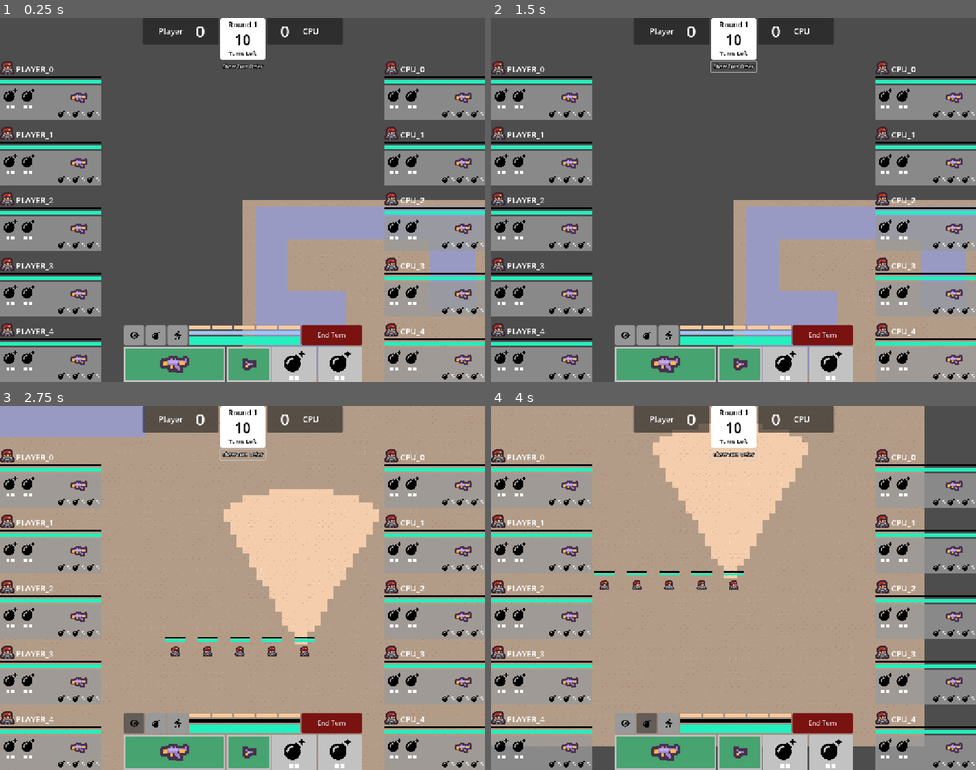
Above: before the commit, frames 1-4 (two rows, left to right).
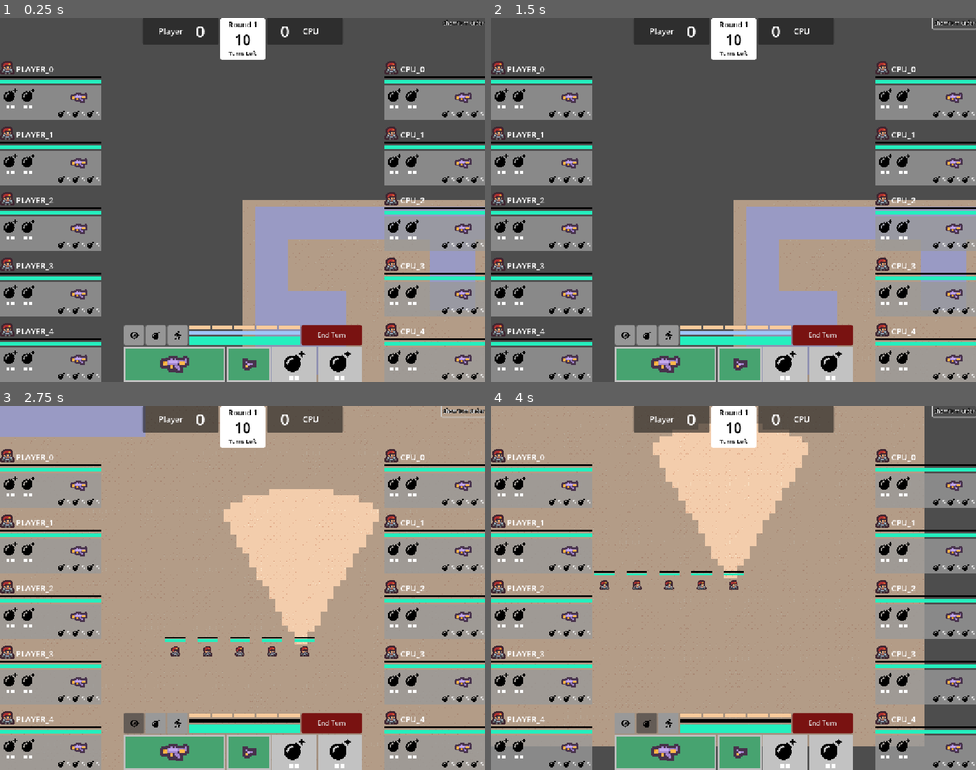
Above: after the commit, the same moments.

Repository: david8zhang/valorant-team-manager-godot
Game: Godot game, scene res://scenes/GameRound.tscn
The game is run twice, just before and just after one commit, with the same random seed, the same clock (stepped at 60 frames per second) and the same inputs.
Inputs (mouse positions are in pixels of both pictures, inside the frame that each line leads up to):
- Up to frame 1 (0.25 s): no input
- Up to frame 2 (1.5 s): click "Show Turn Order" at 0.5 s; click (951, 21) at 1.25 s, where only the run after the commit has a clickable "Show Scoreboard"
- Up to frame 3 (2.75 s): click (135, 722) at 2 s
- Up to frame 4 (4 s): click (665, 653) at 2.77 s; click (646, 722) at 3.5 s

The runs differ from the first frame. In frame 1, 0.2% of the frame differs, in the area x 45-100%, y 0-14%; in frame 2, 0.3%, in the area x 45-100%, y 0-15%; in frame 3, 0.3%; in frame 4, 0.2%.
Error in both runs: Invalid access to property or key 'rem_action_points' on a base object of type 'Nil'. (res://scripts/ActionMenu.gd:86)

Commit message:
added turn order list view

Diff:
--- a/codebase/prefabs/Scoreboard.tscn
+++ b/codebase/prefabs/Scoreboard.tscn
@@ -115,13 +115,6 @@
 text = "BUY"
 horizontal_alignment = 1
 
-[node name="ShowTurnOrder" type="Button" parent="HBoxContainer/VBoxContainer"]
-layout_mode = 2
-theme_override_constants/outline_size = 5
-theme_override_font_sizes/font_size = 12
-text = "Show Turn Order"
-flat = true
-
 [node name="CPUScoreContainer" type="PanelContainer" parent="HBoxContainer"]
 layout_mode = 2
 size_flags_vertical = 0
--- a/codebase/prefabs/TurnOrder.tscn
+++ b/codebase/prefabs/TurnOrder.tscn
@@ -1,15 +1,21 @@
-[gd_scene format=3 uid="uid://cg5uegvis8jsw"]
+[gd_scene load_steps=3 format=3 uid="uid://cg5uegvis8jsw"]
+
+[ext_resource type="Script" uid="uid://dow21enry0k47" path="res://scripts/TurnOrder.gd" id="1_grn3g"]
+[ext_resource type="PackedScene" uid="uid://davlo4xqlsenx" path="res://prefabs/TurnOrderCard.tscn" id="2_kpawf"]
 
 [node name="TurnOrder" type="Control"]
 layout_mode = 3
-anchors_preset = 15
+anchors_preset = 10
 anchor_right = 1.0
-anchor_bottom = 1.0
 grow_horizontal = 2
-grow_vertical = 2
+mouse_filter = 1
+script = ExtResource("1_grn3g")
+turn_order_card_scene = ExtResource("2_kpawf")
 
 [node name="HBoxContainer" type="HBoxContainer" parent="."]
+custom_minimum_size = Vector2(0, 100)
 layout_mode = 1
 anchors_preset = 10
 anchor_right = 1.0
 grow_horizontal = 2
+alignment = 1
--- a/codebase/prefabs/TurnOrderCard.tscn
+++ b/codebase/prefabs/TurnOrderCard.tscn
@@ -1,9 +1,64 @@
-[gd_scene format=3 uid="uid://davlo4xqlsenx"]
+[gd_scene load_steps=4 format=3 uid="uid://davlo4xqlsenx"]
+
+[ext_resource type="Script" uid="uid://jcw1oo3vt4jv" path="res://scripts/TurnOrderCard.gd" id="1_l638e"]
+[ext_resource type="Texture2D" uid="uid://beu1d2qdbfmxn" path="res://assets/agents/brimstone.png" id="1_rxfhq"]
+
+[sub_resource type="StyleBoxFlat" id="StyleBoxFlat_l638e"]
+resource_local_to_scene = true
+bg_color = Color(0.196078, 0.196078, 0.196078, 0.588235)
+border_width_left = 2
+border_width_top = 2
+border_width_right = 2
+border_width_bottom = 2
+border_color = Color(1, 1, 0, 0)
+corner_radius_top_left = 2
+corner_radius_top_right = 2
+corner_radius_bottom_right = 2
+corner_radius_bottom_left = 2
 
 [node name="TurnOrderCard" type="Control"]
+custom_minimum_size = Vector2(90, 90)
 layout_mode = 3
+anchors_preset = 8
+anchor_left = 0.5
+anchor_top = 0.5
+anchor_right = 0.5
+anchor_bottom = 0.5
+offset_left = -37.5
+offset_top = -50.0
+offset_right = 37.5
+offset_bottom = 50.0
+grow_horizontal = 2
+grow_vertical = 2
+size_flags_horizontal = 4
+size_flags_vertical = 4
+script = ExtResource("1_l638e")
+
+[node name="PanelContainer" type="PanelContainer" parent="."]
+layout_mode = 1
 anchors_preset = 15
 anchor_right = 1.0
 anchor_bottom = 1.0
 grow_horizontal = 2
 grow_vertical = 2
+theme_override_styles/panel = SubResource("StyleBoxFlat_l638e")
+
+[node name="MarginContainer" type="MarginContainer" parent="PanelContainer"]
+layout_mode = 2
+
+[node name="VBoxContainer" type="VBoxContainer" parent="PanelContainer/MarginContainer"]
+layout_mode = 2
+theme_override_constants/separation = 10
+alignment = 1
+
+[node name="TextureRect" type="TextureRect" parent="PanelContainer/MarginContainer/VBoxContainer"]
+custom_minimum_size = Vector2(35, 35)
+layout_mode = 2
+texture = ExtResource("1_rxfhq")
+stretch_mode = 5
+
+[node name="Label" type="Label" parent="PanelContainer/MarginContainer/VBoxContainer"]
+layout_mode = 2
+theme_override_font_sizes/font_size = 12
+text = "Player 1"
+horizontal_alignment = 1
--- a/codebase/scenes/GameRound.tscn
+++ b/codebase/scenes/GameRound.tscn
@@ -6,6 +6,7 @@
 [ext_resource type="PackedScene" uid="uid://do06qong074fn" path="res://prefabs/Scoreboard.tscn" id="2_d43p7"]
 [ext_resource type="PackedScene" uid="uid://y4eeluvjf47n" path="res://prefabs/TeamStatus.tscn" id="2_ngxvu"]
 [ext_resource type="Script" uid="uid://dl0x03lnvo0xy" path="res://scripts/GameCamera.gd" id="2_twj6c"]
+[ext_resource type="PackedScene" uid="uid://cg5uegvis8jsw" path="res://prefabs/TurnOrder.tscn" id="2_w36hm"]
 [ext_resource type="PackedScene" uid="uid://dgma3qa7i4xrv" path="res://prefabs/Agent.tscn" id="3_74q1x"]
 [ext_resource type="PackedScene" uid="uid://kcdgbmwfjvyx" path="res://prefabs/HighlightOverlay.tscn" id="4_cw3wy"]
 [ext_resource type="PackedScene" uid="uid://qvna5xhohysn" path="res://prefabs/DebugMenu.tscn" id="5_d8md6"]
@@ -27,6 +28,10 @@
 grow_horizontal = 2
 grow_vertical = 2
 mouse_filter = 2
+
+[node name="TurnOrder" parent="CanvasLayer/Control" instance=ExtResource("2_w36hm")]
+visible = false
+layout_mode = 1
 
 [node name="Scoreboard" parent="CanvasLayer/Control" instance=ExtResource("2_d43p7")]
 layout_mode = 1
@@ -63,6 +68,19 @@
 [node name="DebugMenu" parent="CanvasLayer/Control" instance=ExtResource("5_d8md6")]
 visible = false
 layout_mode = 1
+
+[node name="ToggleTopView" type="Button" parent="CanvasLayer/Control"]
+layout_mode = 1
+anchors_preset = 1
+anchor_left = 1.0
+anchor_right = 1.0
+offset_left = -108.0
+offset_bottom = 25.0
+grow_horizontal = 0
+theme_override_constants/outline_size = 5
+theme_override_font_sizes/font_size = 12
+text = "Show Turn Order"
+flat = true
 
 [node name="GameCamera" type="Camera2D" parent="."]
 script = ExtResource("2_twj6c")
--- a/codebase/scripts/GameRound.gd
+++ b/codebase/scripts/GameRound.gd
@@ -16,6 +16,8 @@
 @onready var battle_preview_menu := $CanvasLayer/Control/BattlePreview as BattlePreview
 @onready var scoreboard := $CanvasLayer/Control/Scoreboard as Scoreboard
 @onready var canvas_control := $CanvasLayer/Control as Control
+@onready var turn_order_list_view := $CanvasLayer/Control/TurnOrder as TurnOrder
+@onready var toggle_top_view_button := $CanvasLayer/Control/ToggleTopView as Button
 
 var turn_queue = []
 var curr_turn_index = 0
@@ -24,6 +26,7 @@
 static var AP_COST_PRIMARY_ATTACK = 1
 
 var curr_turn_side = Side.PLAYER
+var is_showing_scoreboard := true
 
 func _ready():
 	action_menu.agent_controller = agent_controller
@@ -40,6 +43,7 @@
 
 	create_turn_queue(all_agents)
 	start_turn_for_next_agent()
+	toggle_top_view_button.pressed.connect(toggle_top_view)
 
 func update_team_statuses():
 	player_team.team_status.update_from_team(player_team.agents)
@@ -47,6 +51,7 @@
 
 func start_turn_for_next_agent():
 	var next_agent_in_turn_queue = get_agent_for_name(turn_queue[curr_turn_index]) as Agent
+	turn_order_list_view.update_turn_order_list(get_turn_queue_agents())
 	if next_agent_in_turn_queue != null:
 		if next_agent_in_turn_queue.curr_side == Side.PLAYER:
 			agent_controller.start_turn(next_agent_in_turn_queue)
@@ -138,7 +143,7 @@
 func create_turn_queue(all_agents: Array):
 	all_agents.sort_custom(func (a: Agent, b: Agent): return b.confidence_level - a.confidence_level)
 	turn_queue = all_agents.map(func (a: Agent): return a.agent_name)
-	print(turn_queue)
+	turn_order_list_view.init_turn_order_list(all_agents)
 
 func get_agent_for_name(agent_name: String):
 	var all_agents = cpu_team.agents + player_team.agents
@@ -147,3 +152,17 @@
 		if agent.agent_name == agent_name:
 			return agent
 	return null
+
+func toggle_top_view():
+	if is_showing_scoreboard:
+		toggle_top_view_button.text = "Show Scoreboard"
+		scoreboard.hide()
+		turn_order_list_view.show()
+	else:
+		toggle_top_view_button.text = "Show Turn Order"
+		scoreboard.show()
+		turn_order_list_view.hide()
+	is_showing_scoreboard = !is_showing_scoreboard
+
+func get_turn_queue_agents():
+	return turn_queue.map(func (agent_name): return get_agent_for_name(agent_name))
--- a/codebase/scripts/Scoreboard.gd
+++ b/codebase/scripts/Scoreboard.gd
@@ -15,17 +15,11 @@
 var player_score := 0
 var cpu_score := 0
 
-signal on_show_turn_order
-
 func _ready() -> void:
 	turns_remaining_label.text = str(turns_remaining)
 	round_number_label.text = "Round " + str(round_num)
 	player_score_label.text = str(player_score)
 	cpu_score_label.text = str(cpu_score)
-	show_turn_order_button.pressed.connect(show_turn_order)
-
-func show_turn_order():
-	on_show_turn_order.emit()
 
 func decrement_turn():
 	turns_remaining = max(0, turns_remaining - 1)
--- /dev/null
+++ b/codebase/scripts/TurnOrder.gd
@@ -0,0 +1,29 @@
+class_name TurnOrder
+extends Control
+
+@onready var game_round = get_node("/root/GameRound") as GameRound
+@onready var hbox_container = $HBoxContainer as HBoxContainer
+@export var turn_order_card_scene: PackedScene
+
+func init_turn_order_list(agents_list):
+	for a in agents_list:
+		var agent = a as Agent
+		var new_turn_order_card = turn_order_card_scene.instantiate() as TurnOrderCard
+		hbox_container.add_child(new_turn_order_card)
+		new_turn_order_card.update_from_agent(agent)
+		if agent.agent_name == game_round.turn_queue[game_round.curr_turn_index]:
+			new_turn_order_card.highlight_curr_card()
+		else:
+			new_turn_order_card.dehighlight_curr_card()
+
+func update_turn_order_list(agents_list):
+	for i in range(0, hbox_container.get_child_count()):
+		var turn_order_card = hbox_container.get_child(i) as TurnOrderCard
+		var agent = agents_list[i] as Agent
+		if agent.is_dead():
+			pass
+		if agent.agent_name == game_round.turn_queue[game_round.curr_turn_index]:
+			print("highlighting card for: " + agent.agent_name)
+			turn_order_card.highlight_curr_card()
+		else:
+			turn_order_card.dehighlight_curr_card()
--- /dev/null
+++ b/codebase/scripts/TurnOrderCard.gd
@@ -0,0 +1,17 @@
+class_name TurnOrderCard
+extends Control
+
+@onready var panel_container = $PanelContainer as PanelContainer
+@onready var texture_rect = $PanelContainer/MarginContainer/VBoxContainer/TextureRect as TextureRect
+@onready var agent_name_label = $PanelContainer/MarginContainer/VBoxContainer/Label as Label
+
+func update_from_agent(agent: Agent):
+	agent_name_label.text = agent.agent_name
+
+func highlight_curr_card():
+	var base := panel_container.get_theme_stylebox("panel") as StyleBoxFlat
+	base.border_color = Color(1, 1, 0, 1)
+
+func dehighlight_curr_card():
+	var base := panel_container.get_theme_stylebox("panel") as StyleBoxFlat
+	base.border_color = Color(1, 1, 1, 0)
Not shown: 1 places in codebase/scenes/GameRound.tscn that only renumber resources
Not shown, added: codebase/scripts/TurnOrder.gd.uid
Not shown, added: codebase/scripts/TurnOrderCard.gd.uid
